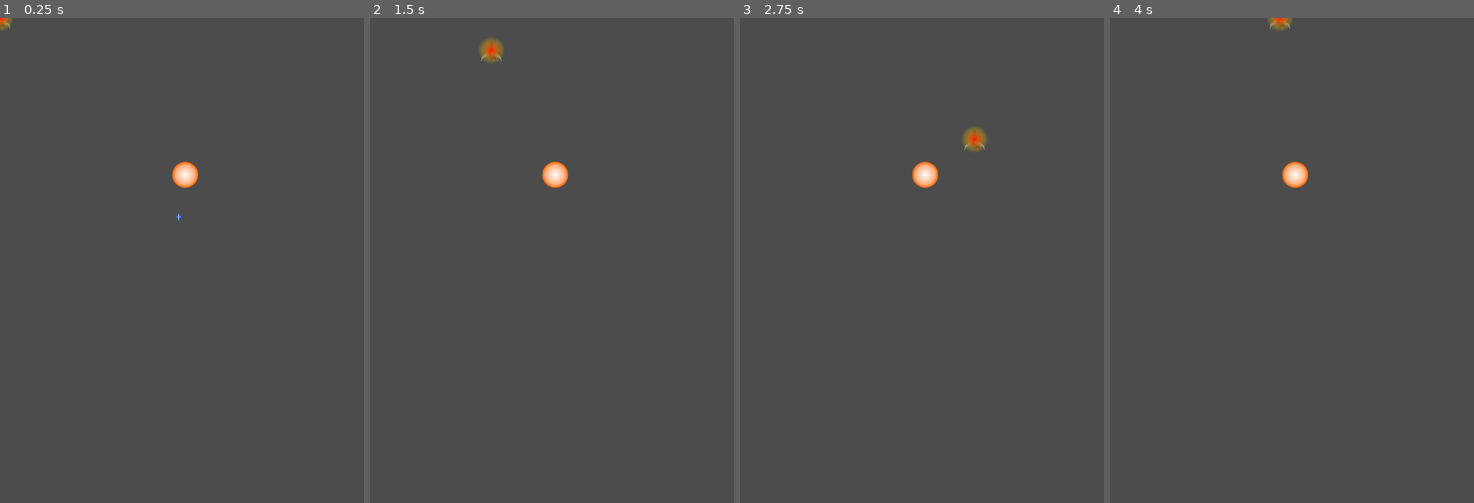
Above: before the commit, frames 1-4 (left to right).
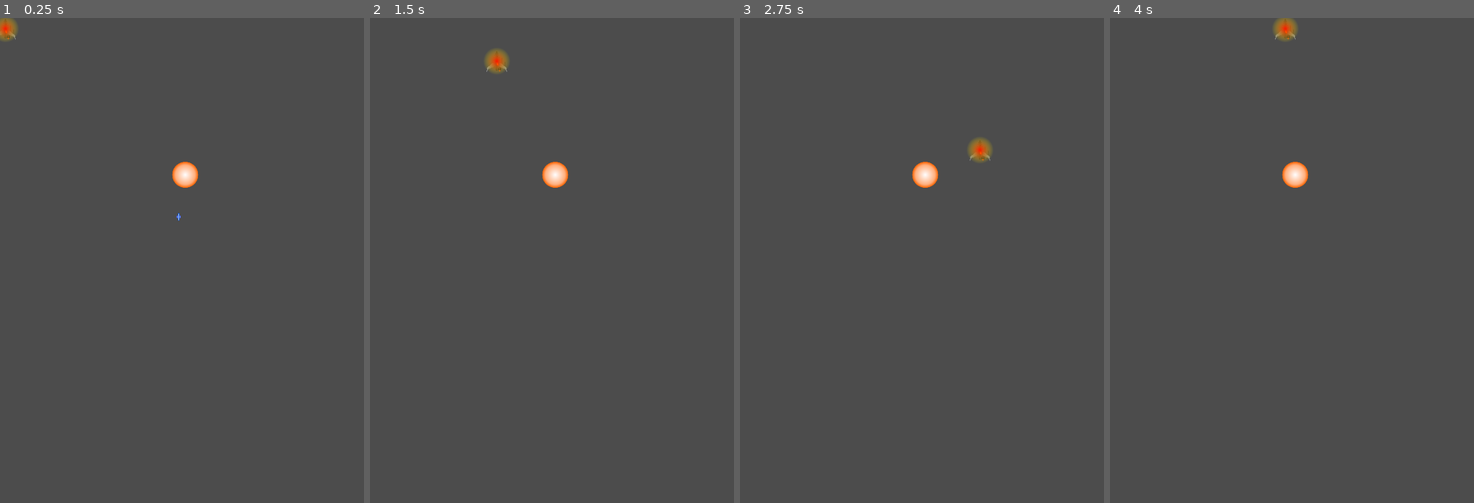
Above: after the commit, the same moments.

Repository: Imacds/ship-project-cs4700
Game: Godot game, scene res://Root.tscn
The game is run twice, just before and just after one commit, with the same random seed, the same clock (stepped at 60 frames per second) and the same inputs.
Inputs:
- Up to frame 1 (0.25 s): no input
- Up to frame 2 (1.5 s): tap Enter at 0.5 s; hold D (move_right) 0.53-1.28 s; hold S (move_down) from 1.28 s (still down)
- Up to frame 3 (2.75 s): release S (move_down) at 2.03 s; hold D (move_right) from 2.03 s (still down)
- Up to frame 4 (4 s): release D (move_right) at 2.78 s; hold W (move_up) 2.78-3.53 s; hold A (move_left) from 3.53 s (still down)

The runs differ from the first frame. In frame 1, 0.2% of the frame differs, in the area x 0-5%, y 0-5%; in frame 2, 0.4%; in frame 3, 0.4%, in the area x 61-70%, y 22-30%; in frame 4, 0.3%.

Commit message:
add: boundaries for player ship

Diff:
--- a/Ship.tscn
+++ b/Ship.tscn
@@ -5,7 +5,7 @@
 
 [sub_resource type="CapsuleShape2D" id=1]
 
-[node name="PlayerShip" type="KinematicBody2D"]
+[node name="Ship" type="KinematicBody2D"]
 scale = Vector2( 0.1, 0.1 )
 script = ExtResource( 1 )
 
--- a/scripts/Ship.gd
+++ b/scripts/Ship.gd
@@ -2,14 +2,19 @@
 
 export (int) var speed = 300
 export (int) var vertical_offset = 100 # init offset
+var screen_size
+var ship_size
 
 # Called when the node enters the scene tree for the first time.
 func _ready():
 	set_init_pos()
+	var shape = $CollisionShape2D.shape
+	ship_size = Vector2(shape.radius, shape.height)
+	print(ship_size)
 
 func set_init_pos():
-	var size = OS.get_window_size()
-	var ship_init_pos = Vector2(size.x / 2, size.y - vertical_offset)
+	screen_size = OS.get_window_size()
+	var ship_init_pos = Vector2(screen_size.x / 2, screen_size.y - vertical_offset)
 	move_and_slide(ship_init_pos)
 
 func _physics_process(delta):
@@ -27,4 +32,8 @@
 		move_vec.x += 1
 
 	move_vec = move_vec.normalized()
-	move_and_collide(move_vec * speed * delta)
+	var new_pos = move_vec * speed * delta
+
+	move_and_collide(new_pos)
+	position.x = clamp(position.x, 0 + ship_size.x, screen_size.x - ship_size.x)
+	position.y = clamp(position.y, 0 + ship_size.y, screen_size.y - ship_size.y)
